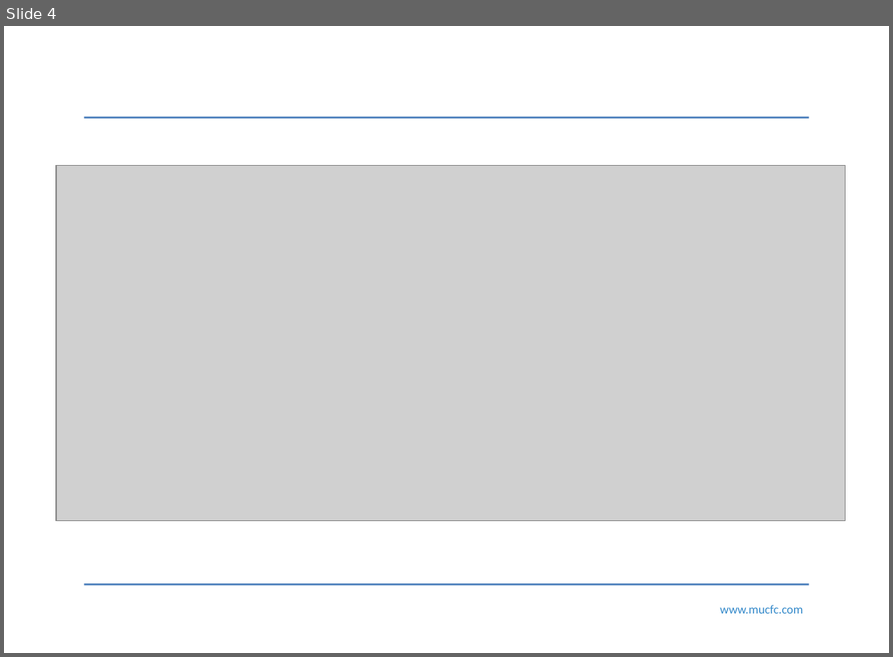
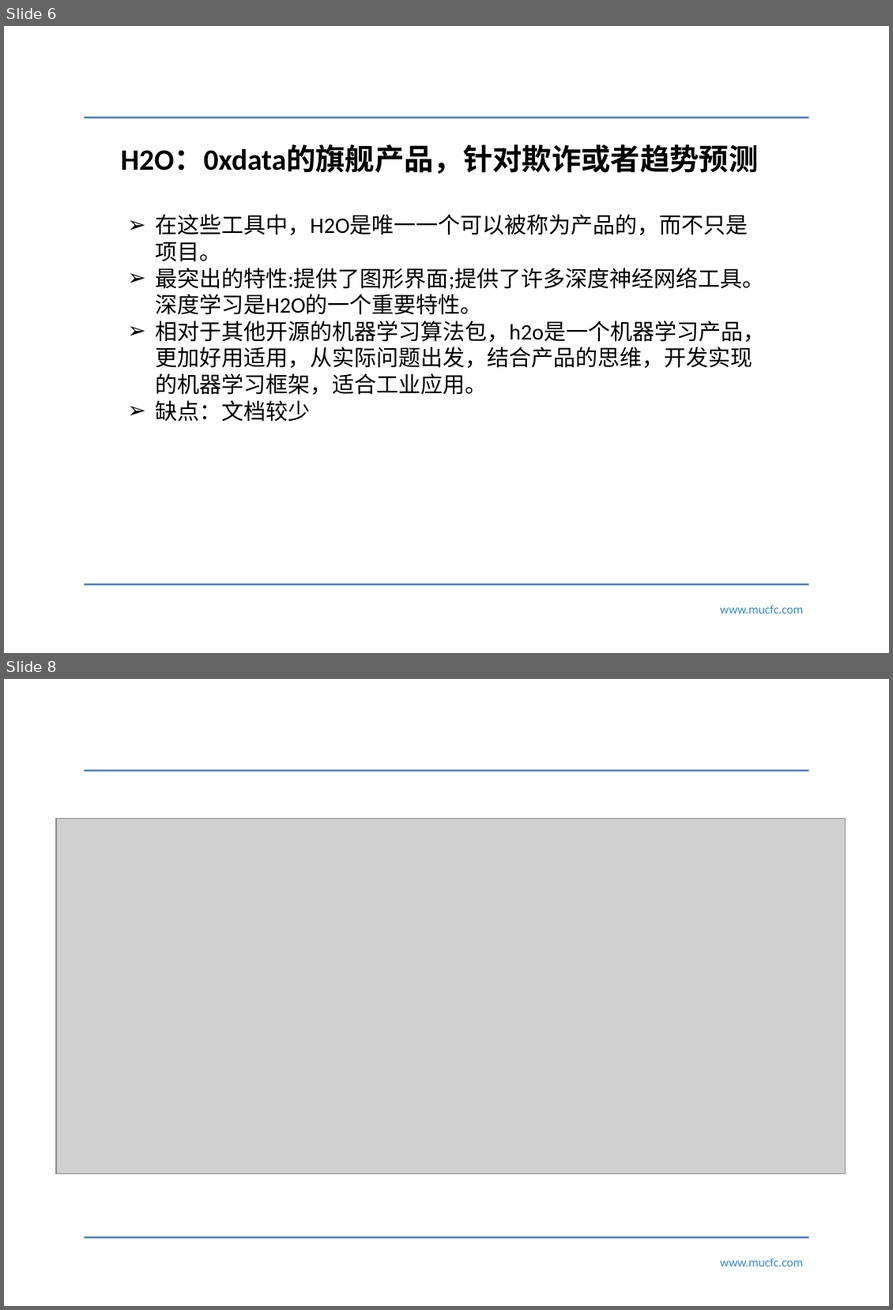
Before and after one commit to narutolzj/myMachineLearningNotes, a slide deck: 李梓钧.pptx. Shown one above the other, each under a label of ours: slide 4 before the commit, slides 6 and 8 after it; the slides between them are not shown. The pictures are 893x657 and 893x1310 pixels, drawn with LibreOffice and Linux fonts; fonts in the diff are those of the drawing; grey boxes stand for pictures; background and template pictures are left out. Boxes give left, top, right and bottom in pixels: in the first picture for what was removed or moved away, otherwise in the second. Text is boxed around its words. In the diff, an @@ line names an element or a change of style, - is before the commit and + after.

```diff
--- a/李梓钧.pptx
+++ b/李梓钧.pptx
@@ slide 6 added at [4, 26, 889, 653], background #FFFFFF; not listed: 3 template elements that a slide beside it also shows @@
@@ text added at [121, 145, 758, 174], 24 pt, text #000000, bold @@
+H2O：0xdata的旗舰产品，针对欺诈或者趋势预测
@@ text added at [155, 214, 765, 422], 18 pt, text #000000 @@
+➢ 在这些工具中，H2O是唯一一个可以被称为产品的，而不只是项目。
+➢ 最突出的特性:提供了图形界面;提供了许多深度神经网络工具。深度学习是H2O的一个重要特性。
+➢ 相对于其他开源的机器学习算法包，h2o是一个机器学习产品，更加好用适用，从实际问题出发，结合产品的思维，开发实现的机器学习框架，适合工业应用。
+➢ 缺点：文档较少
@@ what was slide 4 is now slide 8 @@
```
Also in this commit, not shown: 1 slide changed, 5 other slides added, 2 slides removed, 4 other files.
